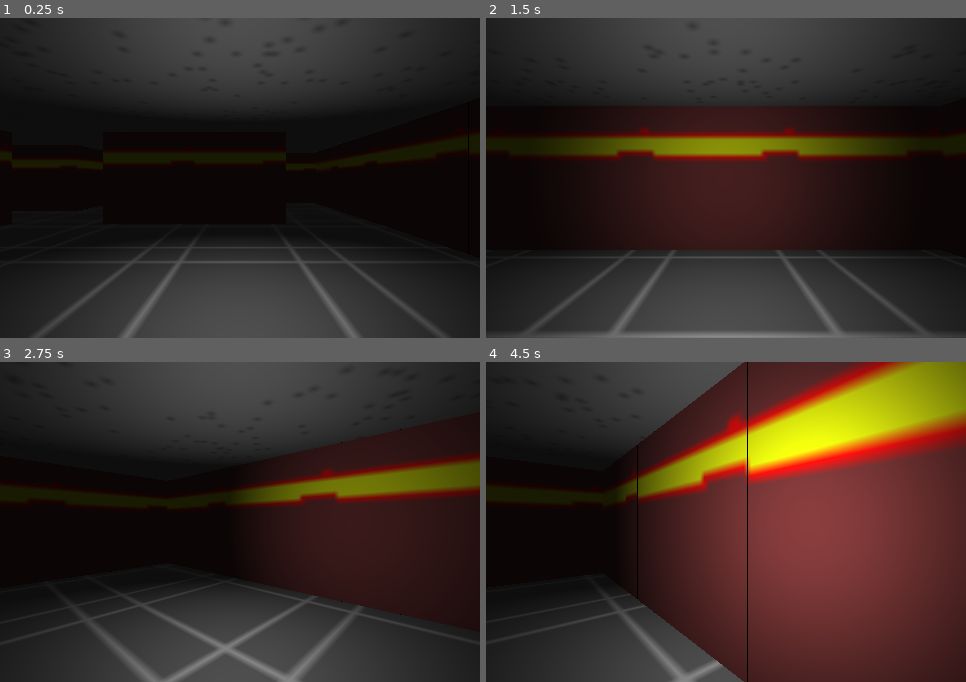
Above: before the commit, frames 1-4 (two rows, left to right).
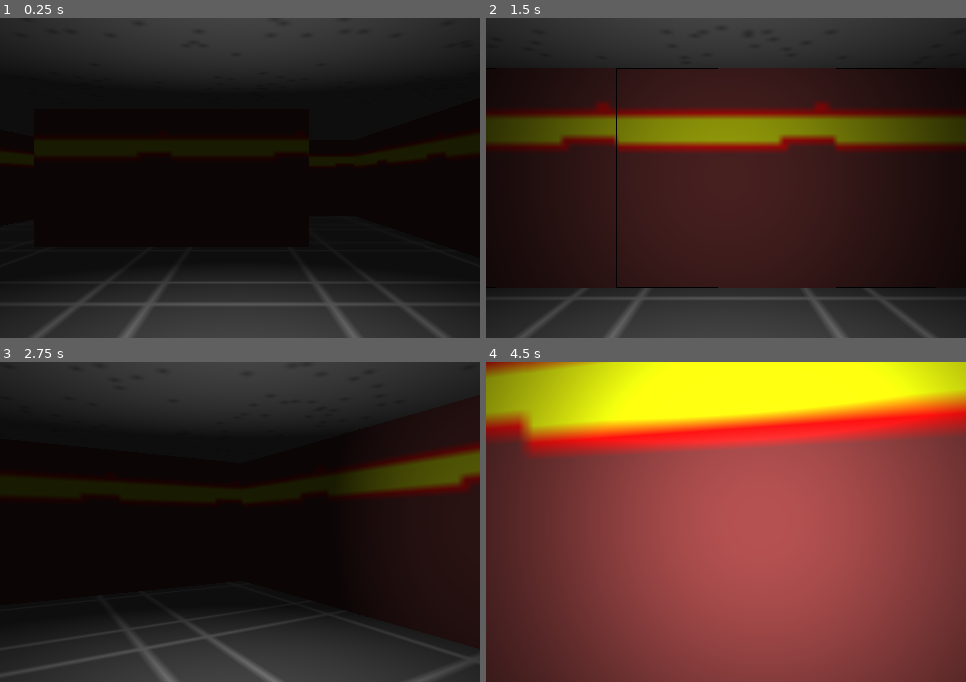
Above: after the commit, the same moments.

Repository: xdefrag/mindworm
Game: Godot game, scene res://dungeon.tscn
Same seed, same stepped clock (60 frames per second), same inputs: the game is played once before the commit and once after it.
Inputs:
- Up to frame 1 (0.25 s): no input
- Up to frame 2 (1.5 s): tap Enter at 0.5 s; hold D (turn_right) 0.53-1.28 s; hold S (move_back) from 1.28 s (still down)
- Up to frame 3 (2.75 s): release S (move_back) at 2.03 s; hold D (turn_right) from 2.03 s (still down)
- Up to frame 4 (4.5 s): release D (turn_right) at 2.78 s; hold W (move_forward) 2.78-3.53 s; hold A (turn_left) from 3.53 s (still down)

The runs differ from the first frame. In frame 1, 10% of the frame differs, in the area x 3-98%, y 0-90%; in frame 2, 25%; in frame 3, 26%; in frame 4, 100%, in the area x 0-100%, y 0-100%.

Commit message:
Add collisions

Diff:
--- a/dungeon.tscn
+++ b/dungeon.tscn
@@ -8,18 +8,29 @@
 ambient_light_color = Color( 1, 1, 1, 1 )
 ambient_light_energy = 0.1
 
+[sub_resource type="BoxShape" id=2]
+extents = Vector3( 0.744307, 0.974767, 0.997493 )
+
 [node name="Node" type="Node"]
 script = ExtResource( 1 )
 
 [node name="WorldEnvironment" type="WorldEnvironment" parent="."]
 environment = SubResource( 1 )
 
-[node name="Camera" type="Camera" parent="."]
-transform = Transform( 1, 0, 0, 0, 1, 0, 0, 0, 1, 0, 1, 0 )
+[node name="Player" type="KinematicBody" parent="."]
 script = ExtResource( 2 )
 
-[node name="SpotLight" type="SpotLight" parent="Camera"]
+[node name="Camera" type="Camera" parent="Player"]
+editor/display_folded = true
+transform = Transform( 1, 0, 0, 0, 1, 0, 0, 0, 1, 0, 1, 0 )
+fov = 50.0
+
+[node name="SpotLight" type="SpotLight" parent="Player/Camera"]
 light_color = Color( 0.823529, 0.823529, 0.823529, 1 )
 light_energy = 2.39
 spot_range = 4.2
 spot_angle = 60.0
+
+[node name="CollisionShape" type="CollisionShape" parent="Player"]
+transform = Transform( 1, 0, 0, 0, 1, 0, 0, 0, 1, 0, 1, 0 )
+shape = SubResource( 2 )
--- a/floor.tscn
+++ b/floor.tscn
@@ -1,22 +1,32 @@
-[gd_scene load_steps=6 format=2]
+[gd_scene load_steps=7 format=2]
 
-[ext_resource path="res://textures/cell.png" type="Texture" id=1]
-[ext_resource path="res://meshes/square.obj" type="ArrayMesh" id=2]
-[ext_resource path="res://textures/floor.png" type="Texture" id=3]
+[ext_resource path="res://meshes/square.obj" type="ArrayMesh" id=1]
+[ext_resource path="res://textures/floor.png" type="Texture" id=2]
+[ext_resource path="res://textures/cell.png" type="Texture" id=3]
 
 [sub_resource type="SpatialMaterial" id=1]
+albedo_texture = ExtResource( 2 )
+
+[sub_resource type="SpatialMaterial" id=2]
 albedo_texture = ExtResource( 3 )
 
-[sub_resource type="SpatialMaterial" id=2]
-albedo_texture = ExtResource( 1 )
+[sub_resource type="BoxShape" id=3]
+extents = Vector3( 1, 0.0199722, 1 )
 
-[node name="spartial" type="Spatial"]
+[node name="FloorCell" type="StaticBody"]
 
-[node name="floor" type="MeshInstance" parent="."]
-mesh = ExtResource( 2 )
+[node name="Floor" type="MeshInstance" parent="."]
+mesh = ExtResource( 1 )
 material/0 = SubResource( 1 )
 
-[node name="cell" type="MeshInstance" parent="."]
+[node name="Cell" type="MeshInstance" parent="."]
 transform = Transform( 1, 0, 0, 0, -1, 3.25841e-07, 0, -3.25841e-07, -1, 0, 2, 0 )
-mesh = ExtResource( 2 )
+mesh = ExtResource( 1 )
 material/0 = SubResource( 2 )
+
+[node name="FloorCollision" type="CollisionShape" parent="."]
+shape = SubResource( 3 )
+
+[node name="CellCollision" type="CollisionShape" parent="."]
+transform = Transform( 1, 0, 0, 0, 1, 0, 0, 0, 1, 0, 2, 0 )
+shape = SubResource( 3 )
--- a/movement.gd
+++ b/movement.gd
@@ -1,4 +1,4 @@
-extends Camera
+extends KinematicBody
 
 enum {
 	STOP,
@@ -9,13 +9,13 @@
 
 const step: int = 50 # increase for faster rotation
 
-var start_position: Vector3 = Vector3(11, 1, 11) # where it come from??
+var start_position: Vector3 = Vector3(11, 0, 11) # where it come from??
 
 var current_rotation: float = 0
 var current_rotation_step: float = 0
 
-var current_translate: float = 0
-var current_translate_step: float = 0
+var current_move_direction: Vector3 = Vector3.ZERO
+var current_move_step: Vector3 = Vector3.ZERO
 
 func _ready():
 	self.set_translation(start_position)
@@ -28,32 +28,32 @@
 		elif Input.is_action_pressed("turn_right"):
 			current_rotation = - PI / 2
 		elif Input.is_action_pressed("move_forward"):
-			current_translate = -2
+			current_move_direction -= self.get_global_transform().basis.z
 		elif Input.is_action_pressed("move_back"):
-			current_translate = 2
+			current_move_direction += self.get_global_transform().basis.z
 
-		if current_rotation != 0 or current_translate != 0:
+		if current_rotation != 0 or current_move_direction != Vector3.ZERO:
 			state = MOVING
 	MOVING:
 		if current_rotation != 0 and current_rotation_step == 0:
 			current_rotation_step = current_rotation / step
 
 		if current_rotation > 0 and current_rotation_step > 0 or current_rotation < 0 and current_rotation_step < 0:
-			rotate_object_local(Vector3(0, 1, 0), current_rotation_step)
+			rotate_y(current_rotation_step)
 			current_rotation -= current_rotation_step
 		else:
 			current_rotation = 0
 			current_rotation_step = 0
 
-		if current_translate != 0 and current_translate_step == 0:
-			current_translate_step = current_translate / step
+		if current_move_direction != Vector3.ZERO and current_move_step == Vector3.ZERO:
+			current_move_step = current_move_direction.normalized() * delta
 
-		if current_translate > 0 and current_translate_step > 0 or current_translate < 0 and current_translate_step < 0:
-			translate_object_local(Vector3(0, 0, current_translate_step))
-			current_translate -= current_translate_step
+		if current_move_direction > Vector3.ZERO and current_move_step > Vector3.ZERO or current_move_direction < Vector3.ZERO and current_move_step < Vector3.ZERO:
+			move_and_collide(current_move_step * 2)
+			current_move_direction -= current_move_step
 		else:
-			current_translate = 0
-			current_translate_step = 0
+			current_move_direction = Vector3.ZERO
+			current_move_step = Vector3.ZERO
 
-		if current_rotation == 0 and current_translate == 0:
+		if current_rotation == 0 and current_move_direction == Vector3.ZERO:
 			state = STOP
--- a/wall.tscn
+++ b/wall.tscn
@@ -1,12 +1,20 @@
-[gd_scene load_steps=4 format=2]
+[gd_scene load_steps=5 format=2]
 
-[ext_resource path="res://textures/wall.png" type="Texture" id=1]
-[ext_resource path="res://meshes/square.obj" type="ArrayMesh" id=2]
+[ext_resource path="res://meshes/square.obj" type="ArrayMesh" id=1]
+[ext_resource path="res://textures/wall.png" type="Texture" id=2]
 
 [sub_resource type="SpatialMaterial" id=1]
-albedo_texture = ExtResource( 1 )
+albedo_texture = ExtResource( 2 )
 
-[node name="wall" type="MeshInstance"]
+[sub_resource type="BoxShape" id=2]
+extents = Vector3( 1, 1, 0.0135894 )
+
+[node name="Wall" type="StaticBody"]
+
+[node name="MeshInstance" type="MeshInstance" parent="."]
 transform = Transform( 1, 0, 0, 0, -1.62921e-07, -1, 0, 1, -1.62921e-07, 0, 0, 0 )
-mesh = ExtResource( 2 )
+mesh = ExtResource( 1 )
 material/0 = SubResource( 1 )
+
+[node name="CollisionShape" type="CollisionShape" parent="."]
+shape = SubResource( 2 )
Not shown: 1 places in dungeon.tscn that only renumber resources
